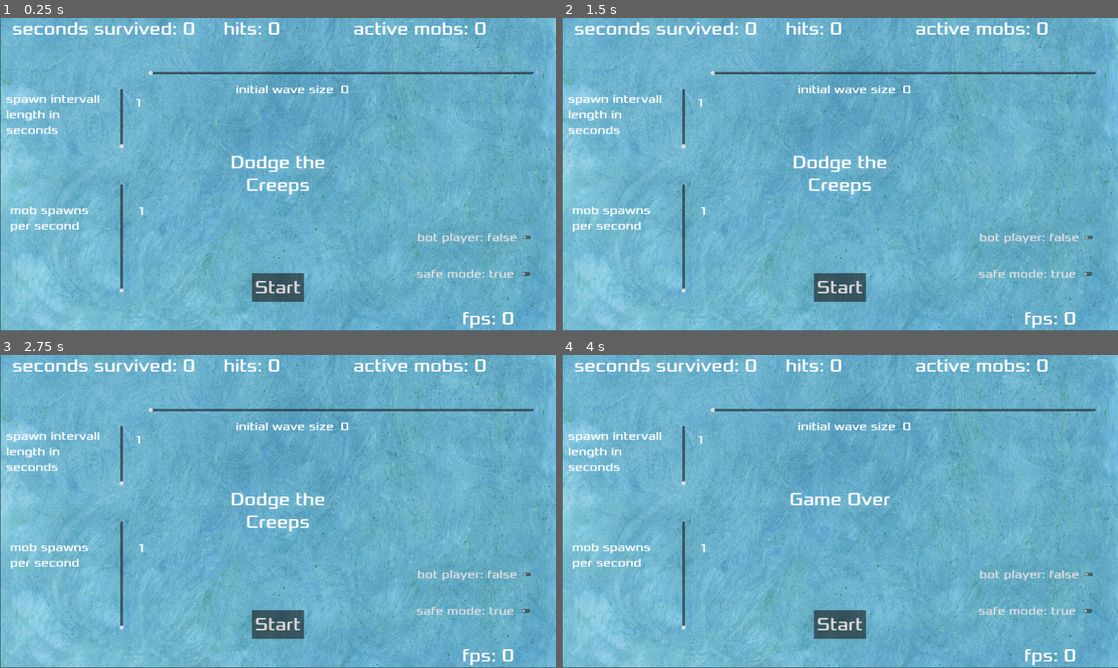
Above: before the commit, frames 1-4 (two rows, left to right).
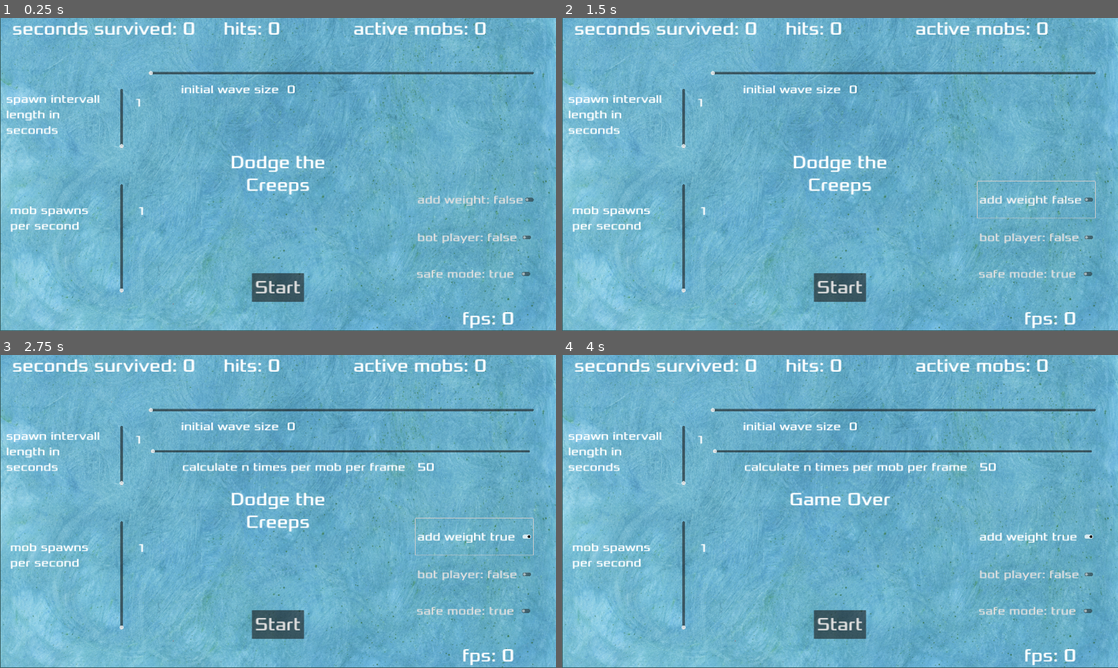
Above: after the commit, the same moments.

Repository: franziskusz/dodge-gds
Game: Godot game, scene res://Main.tscn
Same seed, same stepped clock (60 frames per second), same inputs: the game is played once before the commit and once after it.
Inputs (mouse positions are in pixels of both pictures, inside the frame that each line leads up to):
- Up to frame 1 (0.25 s): no input
- Up to frame 2 (1.5 s): click (1040, 199) at 0.5 s, where only the run after the commit has a clickable "add weight: false"; click (1034, 199) at 1.25 s, where only the run after the commit has a clickable "add weight true"
- Up to frame 3 (2.75 s): click (472, 536) at 2 s, where only the run after the commit has a clickable "add weight false"
- Up to frame 4 (4 s): click "Start" at 2.75 s; click "Stop" at 3.5 s

The runs differ from the first frame. In frame 1, 0.7% of the frame differs, in the area x 32-96%, y 21-60%; in frame 2, 0.8%; in frame 3, 1.8%, in the area x 27-96%, y 21-64%; in frame 4, 1.7%.

Commit message:
implement mob weight

Diff:
--- a/HUD.gd
+++ b/HUD.gd
@@ -2,10 +2,13 @@
 
 var is_safe: bool = true
 var is_bot_player: bool = false
+var has_weight: bool = false
 
 signal start_game
 
 signal stop_game
+
+signal weight_switch(has_weight: bool)
 
 signal safe_mode_switch(is_safe: bool)
 
@@ -51,6 +54,8 @@
 	$StartButton.hide()
 	$StopButton.show()
 	$SafeModeSwitch.hide()
+	$WeightSwitch.hide()
+	$WeightSlider.hide()
 	#$MobSpawnSlider.hide()
 	#$SpawnIntervallSlider.hide()
 	$InitialWaveSlider.hide()
@@ -61,6 +66,9 @@
 	$StartButton.show()
 	$StopButton.hide()
 	$SafeModeSwitch.show()
+	$WeightSwitch.show()
+	if has_weight:
+		$WeightSlider.show()
 	#$MobSpawnSlider.show()
 	#$SpawnIntervallSlider.show()
 	$InitialWaveSlider.show()
@@ -70,6 +78,19 @@
 
 func _on_MessageTimer_timeout():
 	$MessageLabel.hide()
+
+func init_weight_switch():
+	$WeightSwitch.connect("pressed", on_weight_switch)
+
+func on_weight_switch():
+	has_weight = !has_weight
+	emit_signal("weight_switch", has_weight)
+	$WeightSwitch.text = "add weight " + str(has_weight)
+
+	if has_weight:
+		$WeightSlider.show()
+	else:
+		$WeightSlider.hide()
 
 func on_safe_mode_switch():
 	is_safe = !is_safe
@@ -126,9 +147,26 @@
 	$InitialWaveSlider/SliderNumberLabel.text = str(initial_wave_size)
 	$InitialWaveSlider.release_focus()
 
+func init_weight_slider():
+	$WeightSlider.set_use_rounded_values(true)
+	$WeightSlider.set_min(1.0)
+	$WeightSlider.set_max(1000.0)
+	$WeightSlider.set_ticks_on_borders(true)
+
+	$WeightSlider.value_changed.connect(update_weight_number_label)
+	update_weight_number_label(50.0);
+	$WeightSlider.hide()
+
+func update_weight_number_label(slider_value: float):
+	var weight = int(slider_value)
+	$WeightSlider/SliderNumberLabel.text = str(weight)
+	$WeightSlider.release_focus()
+
 func _ready():
 	init_mob_spawn_slider()
 	init_spawn_intervall_slider()
 	init_bot_player_switch()
 	init_initial_wave_slider()
+	init_weight_switch()
+	init_weight_slider()
 	$MessageTimer.timeout.connect(_on_MessageTimer_timeout)
--- a/HUD.tscn
+++ b/HUD.tscn
@@ -122,6 +122,16 @@
 text = "bot player: false"
 expand_icon = true
 
+[node name="WeightSwitch" type="CheckButton" parent="."]
+offset_left = 1435.0
+offset_top = 564.0
+offset_right = 1841.0
+offset_bottom = 690.0
+theme_override_fonts/font = ExtResource("1_poxll")
+theme_override_font_sizes/font_size = 41
+text = "add weight: false"
+expand_icon = true
+
 [node name="MobSpawnSlider" type="VSlider" parent="."]
 offset_left = 369.0
 offset_top = 574.0
@@ -197,9 +207,9 @@
 layout_mode = 1
 anchors_preset = 10
 anchor_right = 1.0
-offset_left = 301.0
+offset_left = 112.0
 offset_top = 82.0
-offset_right = -661.0
+offset_right = -850.0
 offset_bottom = 158.0
 grow_horizontal = 2
 theme_override_fonts/font = ExtResource("1_poxll")
@@ -210,10 +220,41 @@
 layout_mode = 1
 anchors_preset = 10
 anchor_right = 1.0
-offset_left = 663.0
+offset_left = 478.0
 offset_top = 82.0
-offset_right = -167.0
+offset_right = -352.0
 offset_bottom = 150.0
+grow_horizontal = 2
+theme_override_fonts/font = ExtResource("1_poxll")
+theme_override_font_sizes/font_size = 41
+
+[node name="WeightSlider" type="HSlider" parent="."]
+offset_left = 520.0
+offset_top = 281.0
+offset_right = 1830.0
+offset_bottom = 383.0
+
+[node name="SliderTextLabel" type="Label" parent="WeightSlider"]
+layout_mode = 1
+anchors_preset = 10
+anchor_right = 1.0
+offset_left = 109.0
+offset_top = 80.0
+offset_right = -430.0
+offset_bottom = 158.0
+grow_horizontal = 2
+theme_override_fonts/font = ExtResource("1_poxll")
+theme_override_font_sizes/font_size = 41
+text = "calculate n times per mob per frame"
+
+[node name="SliderNumberLabel" type="Label" parent="WeightSlider"]
+layout_mode = 1
+anchors_preset = 10
+anchor_right = 1.0
+offset_left = 922.0
+offset_top = 80.0
+offset_right = -5.0
+offset_bottom = 148.0
 grow_horizontal = 2
 theme_override_fonts/font = ExtResource("1_poxll")
 theme_override_font_sizes/font_size = 41
--- a/Main.gd
+++ b/Main.gd
@@ -13,12 +13,16 @@
 var spawn_intervall_length: int = 1
 var wave_size: int = 0
 var initial_wave_size: int = 0
+var mob_has_weight: bool = false
+var mob_weight: float = 50.0
 
 signal safe_mode_shutdown()
 
 signal send_player_position(player_position: Vector2)
 
 signal send_stats(second: int, mobs_spawned: int, hits: int, fps: float)
+
+signal send_weight(mob_has_weight: bool, mob_weight: float)
 
 
 func game_over():
@@ -135,6 +139,8 @@
 	var start_angle: float = mob_spawn_location.position.angle_to_point(start_target)
 	mob_scene_inst.rotation = start_angle
 
+	emit_signal("send_weight", mob_has_weight, mob_weight)
+
 	# Choose the velocity for the mob.
 	#var velocity = Vector2(randf_range(150.0, 250.0), 0.0)
 	#mob.linear_velocity = velocity.rotated(direction)
@@ -149,6 +155,12 @@
 	is_safe = safe_mode
 	var is_safe_string = str(is_safe)
 	print("safemode: " + is_safe_string)
+
+func switch_mob_weight(has_weight_arg: bool):
+	mob_has_weight = has_weight_arg
+
+func update_mob_weight(slider_value: float):
+	mob_weight = slider_value
 
 func update_player_position(player_position_arg: Vector2):
 	player_position = player_position_arg
@@ -171,6 +183,10 @@
 
 	$HUD.stop_game.connect(game_over)
 
+	$HUD.weight_switch.connect(switch_mob_weight)
+
+	$HUD/WeightSlider.value_changed.connect(update_mob_weight)
+
 	$HUD/MobSpawnSlider.value_changed.connect(update_mob_spawn_rate)
 
 	$HUD/SpawnIntervallSlider.value_changed.connect(update_spawn_intervall_length)
--- a/Mob.gd
+++ b/Mob.gd
@@ -11,8 +11,14 @@
 var target: Vector2 = Vector2(0.0, 0.0)
 var aiming_direction: Vector2 = Vector2(0.0, 0.0)
 var initial_direction: Vector2 = Vector2(0.0, 0.0)
+var has_weight: bool = false
+var weight: float = 50.0
 
 signal despawned() #deprecated
+
+func set_weight(has_weight_arg: bool, weight_arg: float):
+	has_weight = has_weight_arg
+	weight = weight_arg
 
 func _on_VisibilityNotifier2D_screen_exited():
 	aim_at_player()
@@ -44,6 +50,18 @@
 func on_game_over_despawn():
 	queue_free()
 
+func lift_weight():
+	var radius: float = 10.0
+	var count = int(weight)
+	var countf = weight
+	var weight_direction = aiming_direction
+
+	for n in range(count):
+		var x = sin(n/countf * 360.0)*radius
+		var y = cos(n/countf * 360.0)*radius
+		var weight_target = Vector2(x,y)*weight_direction / 30.0
+		draw_line(Vector2(0.0, 0.0), weight_target, Color(255, 0, 0), 1,false)
+
 func _ready():
 	$AnimatedSprite2D.play()
 	var mob_types = Array($AnimatedSprite2D.sprite_frames.get_animation_names())
@@ -53,6 +71,8 @@
 	get_node("../HUD").stop_game.connect(on_game_over_despawn)
 
 	get_node("../HUD").start_game.connect(on_start_game)
+
+	get_node("..").send_weight.connect(set_weight)
 
 	var target_var = get_node("../Player").get_position()
 	target = target_var
@@ -72,3 +92,12 @@
 func _integrate_forces(_state):
 	var target_var = target
 	look_at(target_var)
+
+
+func _process(_delta):
+	if has_weight:
+		queue_redraw()
+
+func _draw():
+	if has_weight:
+		lift_weight()
